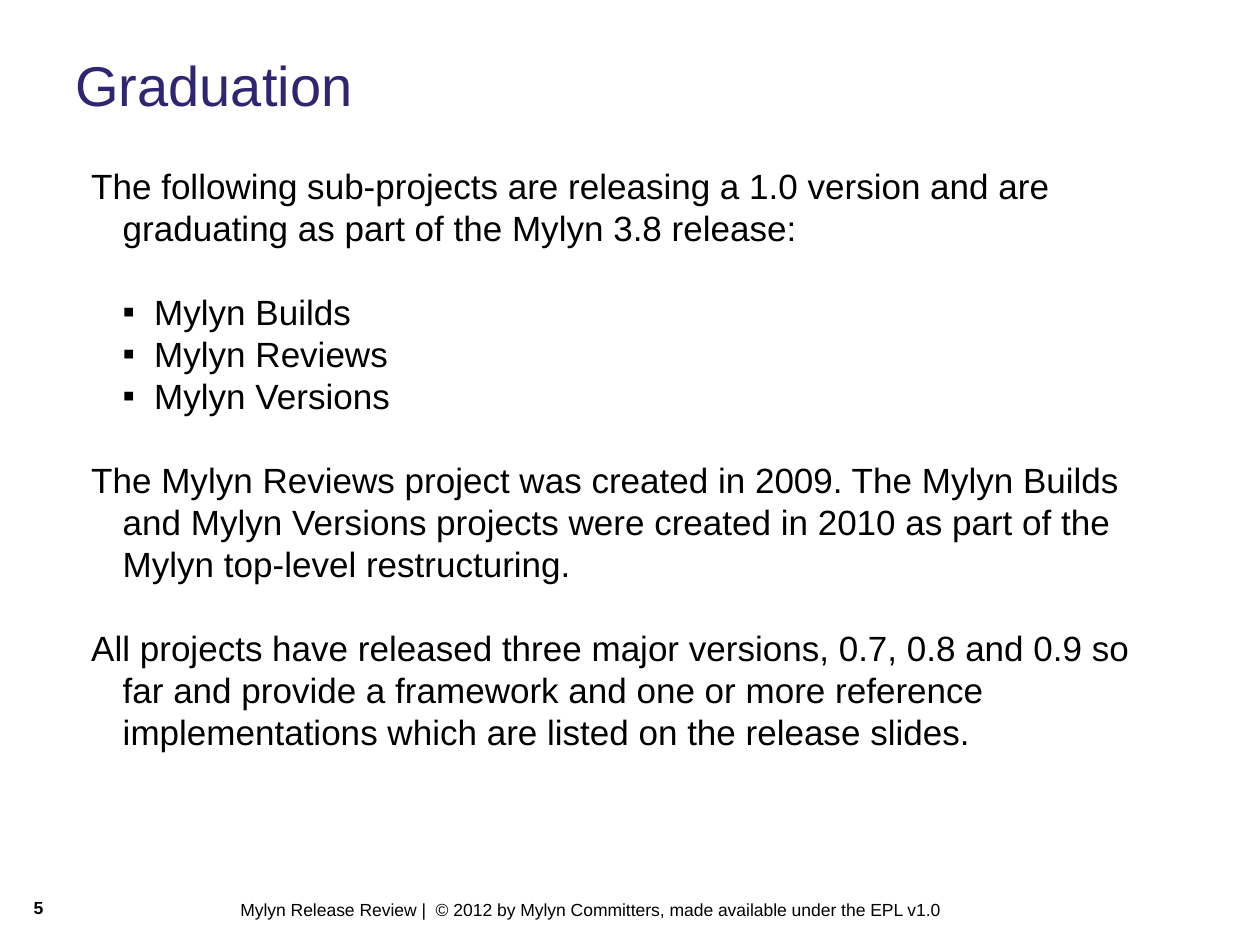
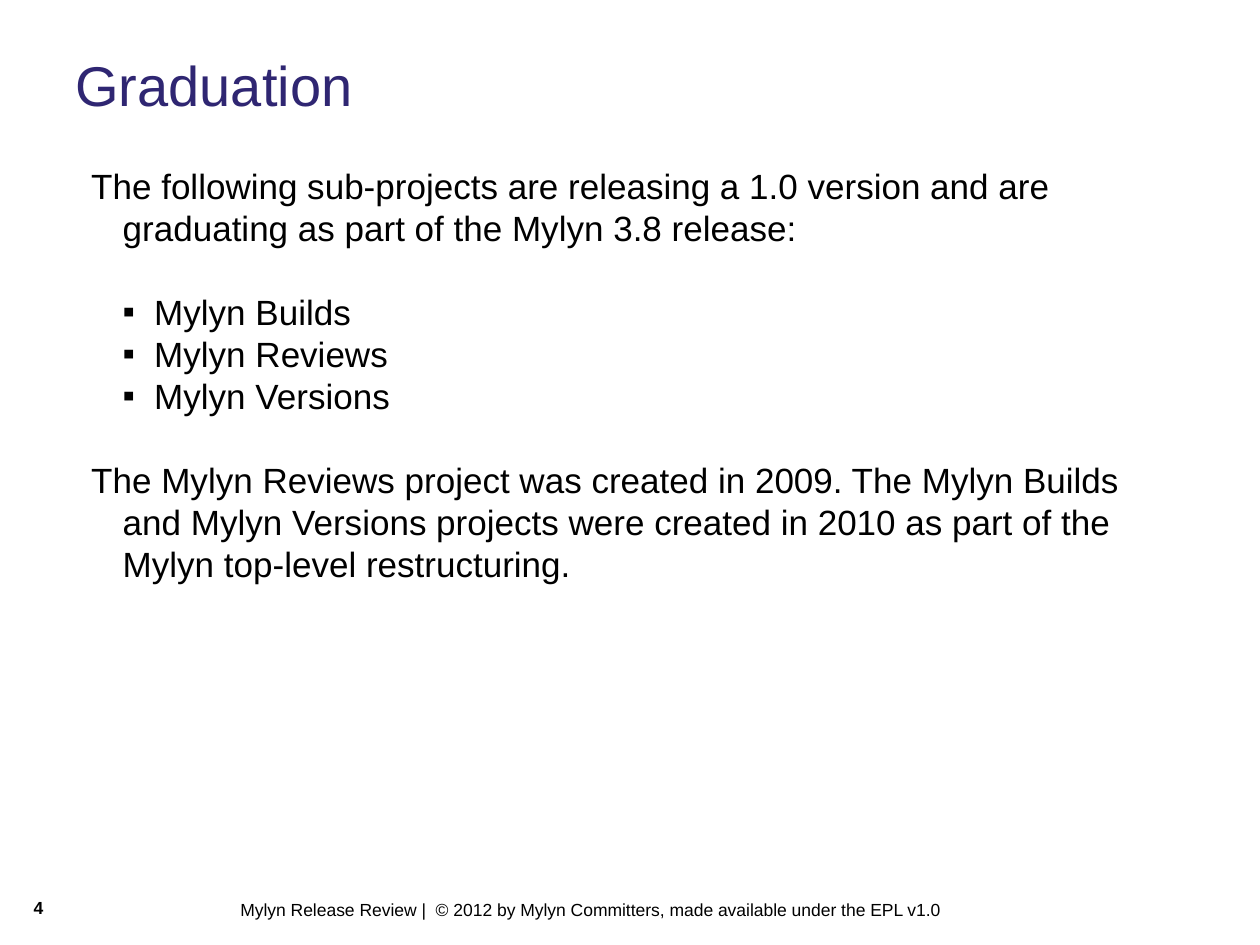
Before and after one commit to eclipse-mylyn/mylyn-website, a slide deck: slide 4 of publications/2012-06-mylyn-3.8-release-review.ppt (slide 5 before the commit). Drawn at 1260x945 pixels with LibreOffice and Linux fonts; fonts in the diff are those of the drawing; background and template pictures are left out. Boxes give left, top, right and bottom in pixels: in the first picture for what was removed or moved away, otherwise in the second. Text is boxed around its words. In the diff, an @@ line names an element or a change of style, - is before the commit and + after.

Commit message:
NEW - bug 379866: submit release review slides for Mylyn 3.8 (June 6) https://bugs.eclipse.org/bugs/show_bug.cgi?id=379866

```diff
--- a/publications/2012-06-mylyn-3.8-release-review.ppt
+++ b/publications/2012-06-mylyn-3.8-release-review.ppt
@@ text at [91,635,1129,752]: paragraph removed @@
-All projects have released three major versions, 0.7, 0.8 and 0.9 so far and provide a framework and one or more reference implementations which are listed on the release slides.
@@ page number at [34,902,44,914]: text changed @@
-5
+4
```
Also in this commit, not shown: 6 other slides changed, 2 slides added.
